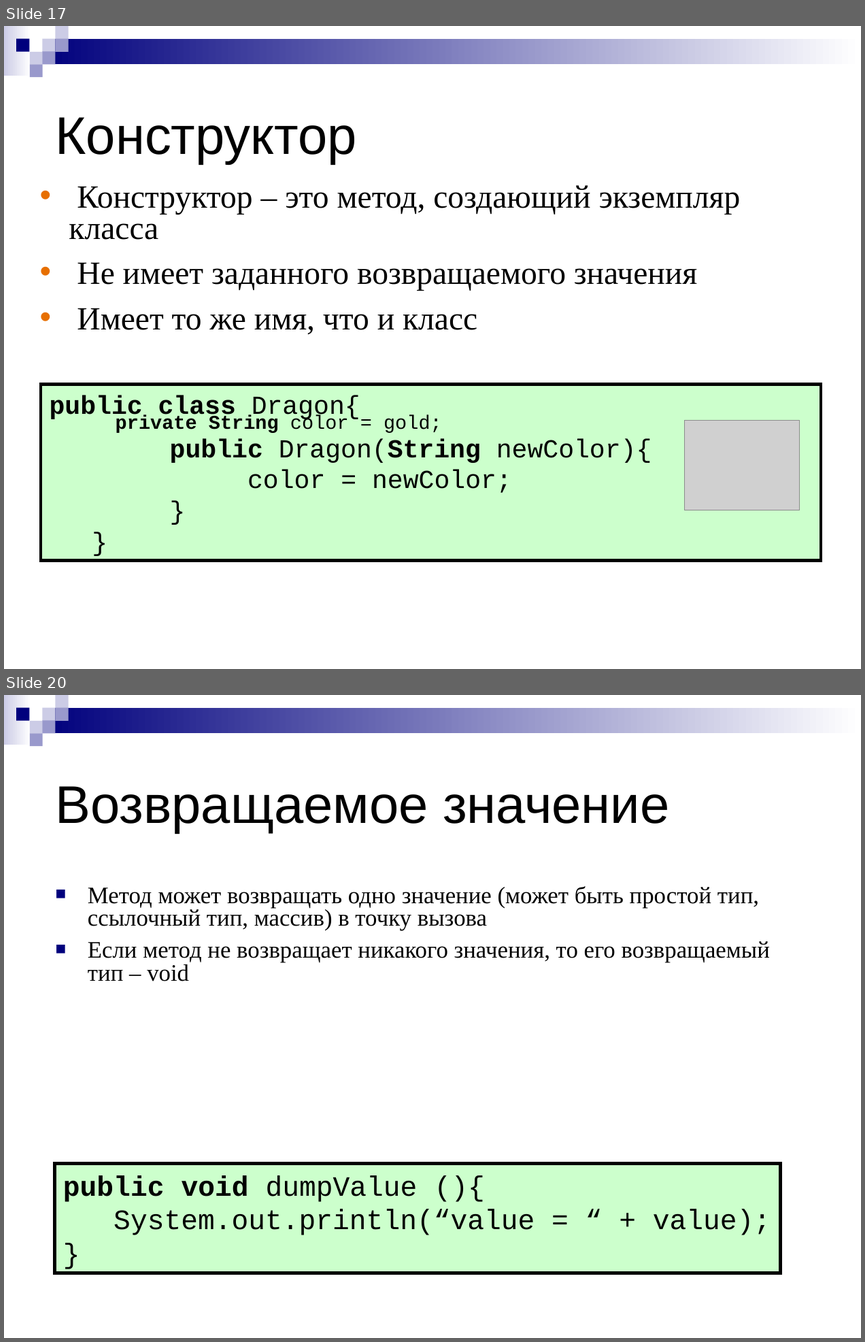
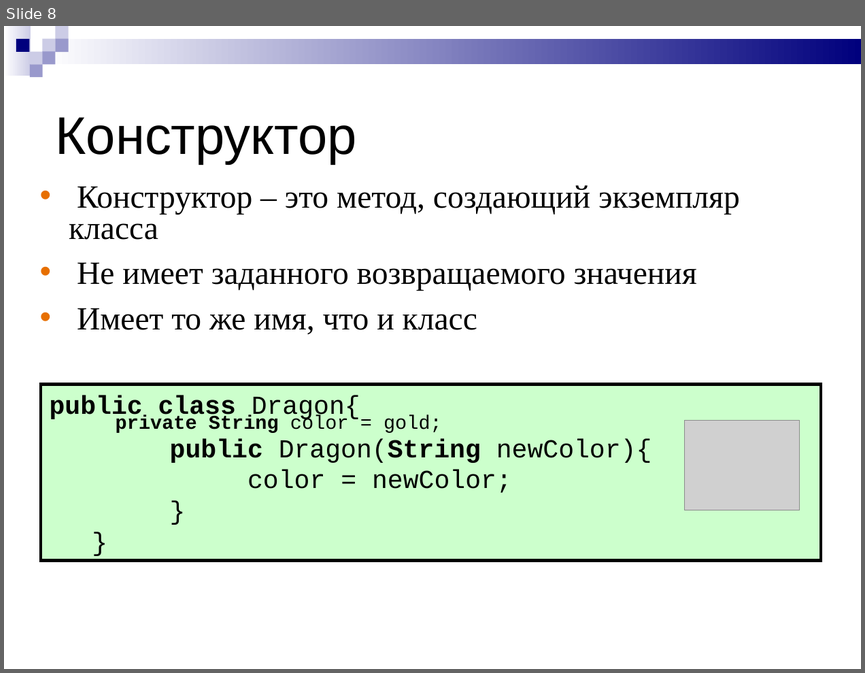
Before and after one commit to Chuvi-w/lisiynos, a slide deck: schedule/Однородные координаты.ppt. Shown one above the other, each under a label of ours: slides 17 and 20 before the commit, slide 8 after it; the slides between them are not shown. The pictures are 865x1342 and 865x673 pixels, drawn with LibreOffice and Linux fonts; fonts in the diff are those of the drawing; grey boxes stand for pictures. Boxes give left, top, right and bottom in pixels: in the first picture for what was removed or moved away, otherwise in the second. Text is boxed around its words. In the diff, an @@ line names an element or a change of style, - is before the commit and + after.

```diff
--- a/schedule/Однородные координаты.ppt
+++ b/schedule/Однородные координаты.ppt
@@ slide 20 removed at box(4, 695, 861, 1338), background #FFFFFF; not listed: 9 template elements that a slide beside it also shows @@
@@ title removed at box(56, 786, 669, 833) @@
-Возвращаемое значение
@@ text removed at box(88, 886, 770, 981) @@
-■ Метод может возвращать одно значение (может быть простой тип, ссылочный тип, массив) в точку вызова
-■ Если метод не возвращает никакого значения, то его возвращаемый тип – void
@@ rectangle removed at box(54, 1163, 781, 1273) @@
-public void dumpValue (){
-System.out.println(“value = “ + value);
-}
@@ what was slide 17 is now slide 8 @@
@@ slide 8 changed as well @@
@@ rectangle at box(4, 26, 31, 76): fill gradient #CCCCE6 to #FFFFFF to gradient #FFFFFF to #CCCCE6 @@
@@ rectangle at box(43, 38, 861, 64): fill gradient #00007D to #FFFFFF to gradient #FFFFFF to #00007D @@
@@ text "Конструктор – это метод, создающий ..." at box(69, 185, 740, 334): indent changed @@
```
Also in this commit, not shown: 2 other slides changed, 6 slides added, 57 other slides removed, 1 other file.
